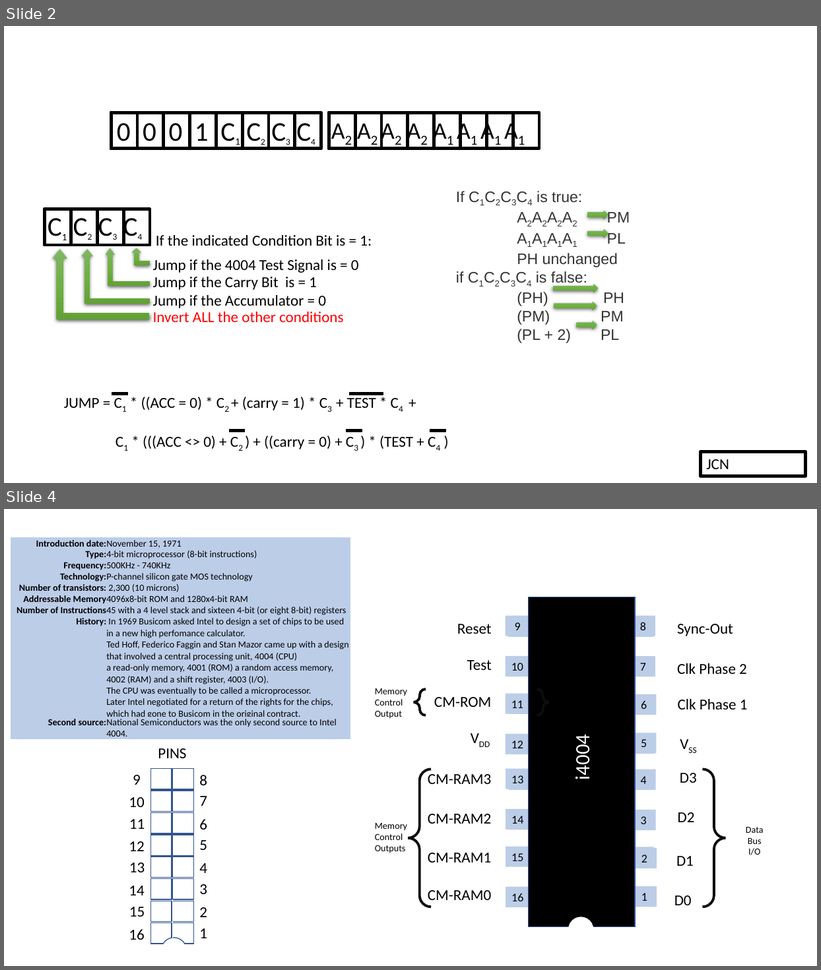
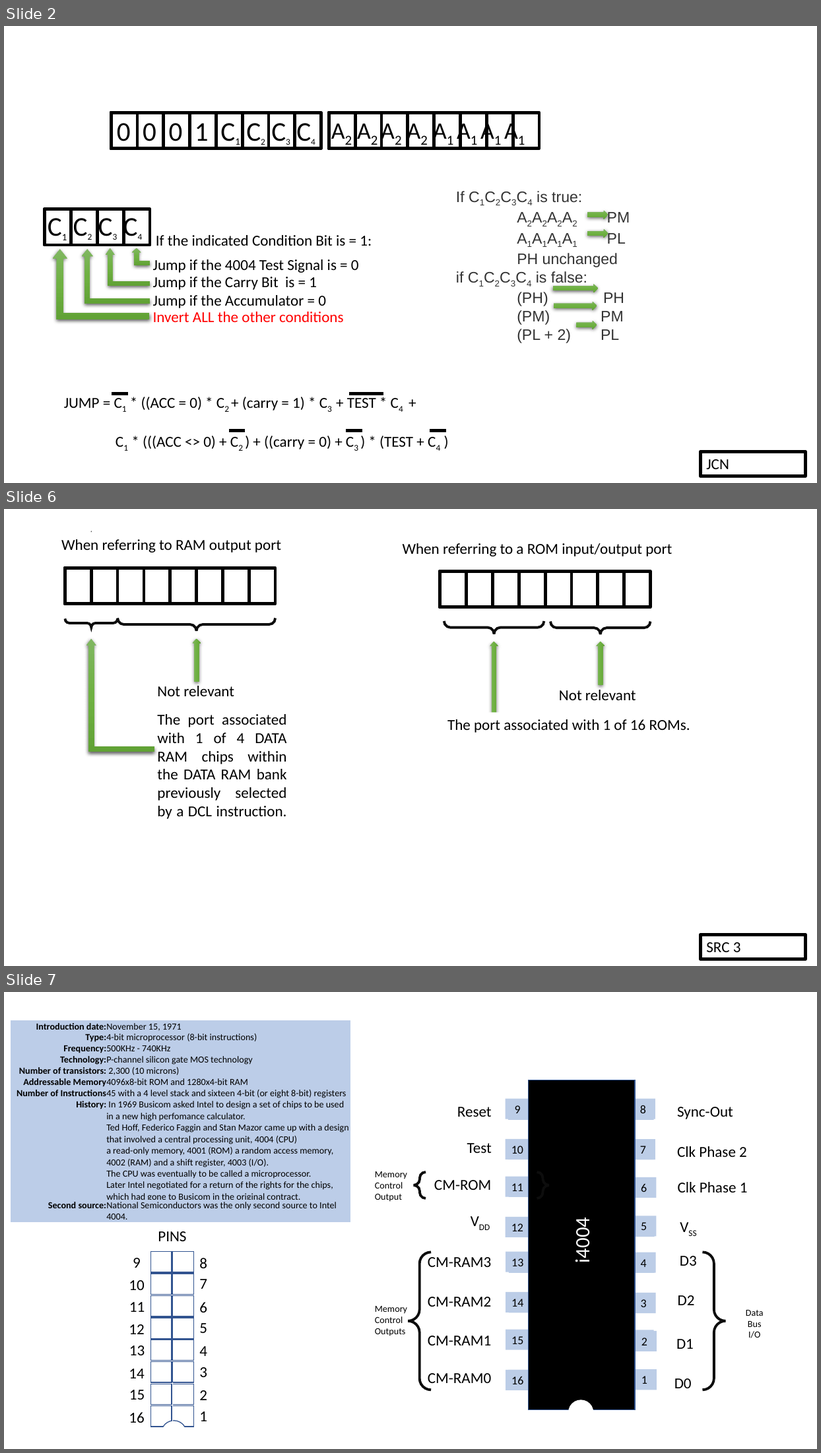
Before and after one commit to alshapton/Pyntel4004, a slide deck: pyntel4004/docs/resources.pptx. Shown one above the other, each under a label of ours: slides 2 and 4 before the commit, slides 2, 6 and 7 after it; the slides between them are not shown. The pictures are 821x970 and 821x1453 pixels, drawn with LibreOffice and Linux fonts; fonts in the diff are those of the drawing. Boxes give left, top, right and bottom in pixels: in the first picture for what was removed or moved away, otherwise in the second. Text is boxed around its words. In the diff, an @@ line names an element or a change of style, - is before the commit and + after.

```diff
--- a/pyntel4004/docs/resources.pptx
+++ b/pyntel4004/docs/resources.pptx
@@ slide 6 added at [4,509,817,966], background #FFFFFF @@
@@ brace pair added at [444,543,545,634], outline #0D0D0D 3 pt @@
@@ brace pair added at [550,543,651,634], outline #0D0D0D 3 pt @@
@@ group added at [61,535,287,819]: 7 rectangles, 3 texts, 2 brace pairs, 1 right arrow, 1 bent up arrow @@
+The port associated with 1 of 4 DATA RAM chips within the DATA RAM bank previously selected by a DCL instruction.
+When referring to RAM output port
+Not relevant
@@ right arrow added at [490,642,498,719], fill gradient #81B861 to #6FB242 to #62A336 @@
@@ right arrow added at [597,642,605,685], fill gradient #81B861 to #6FB242 to #62A336 @@
@@ text added at [559,690,636,700], 18 pt, text #000000 @@
+Not relevant
@@ text added at [448,720,690,733], 18 pt, text #000000 @@
+The port associated with 1 of 16 ROMs.
@@ group added at [403,543,672,814]: 12 rectangles, 1 text @@
+When referring to a ROM input/output port
@@ rectangle added at [700,935,805,959], outline #000000 3.75 pt, 18 pt, text #000000 @@
+SRC 3
@@ what was slide 4 is now slide 7 @@
```
Also in this commit, not shown: 1 slide changed, 3 other slides added, 5 other files.
